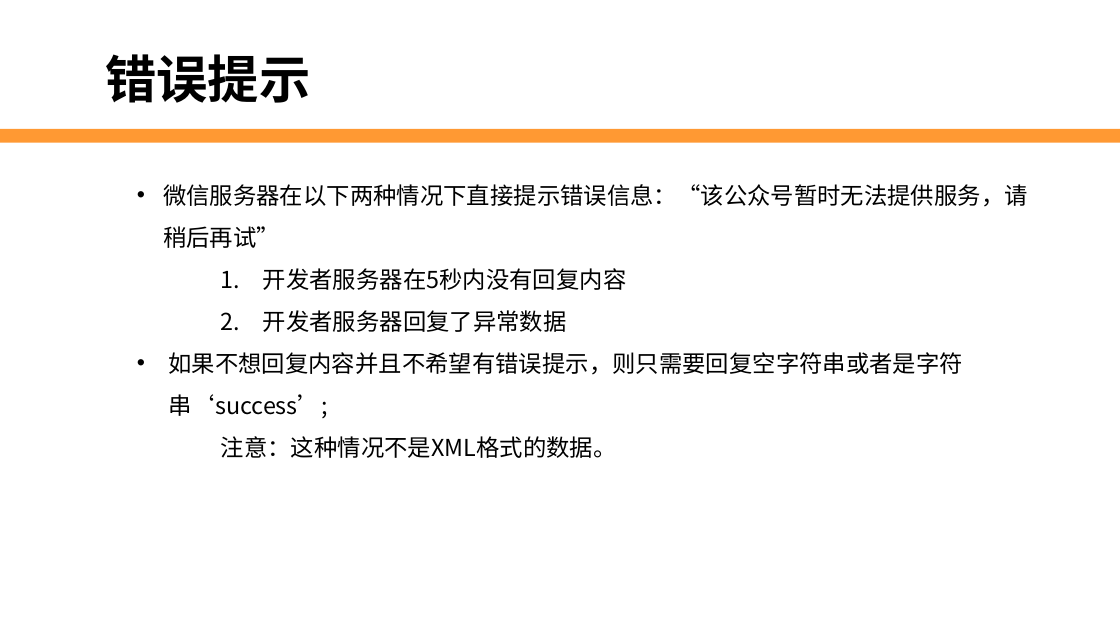
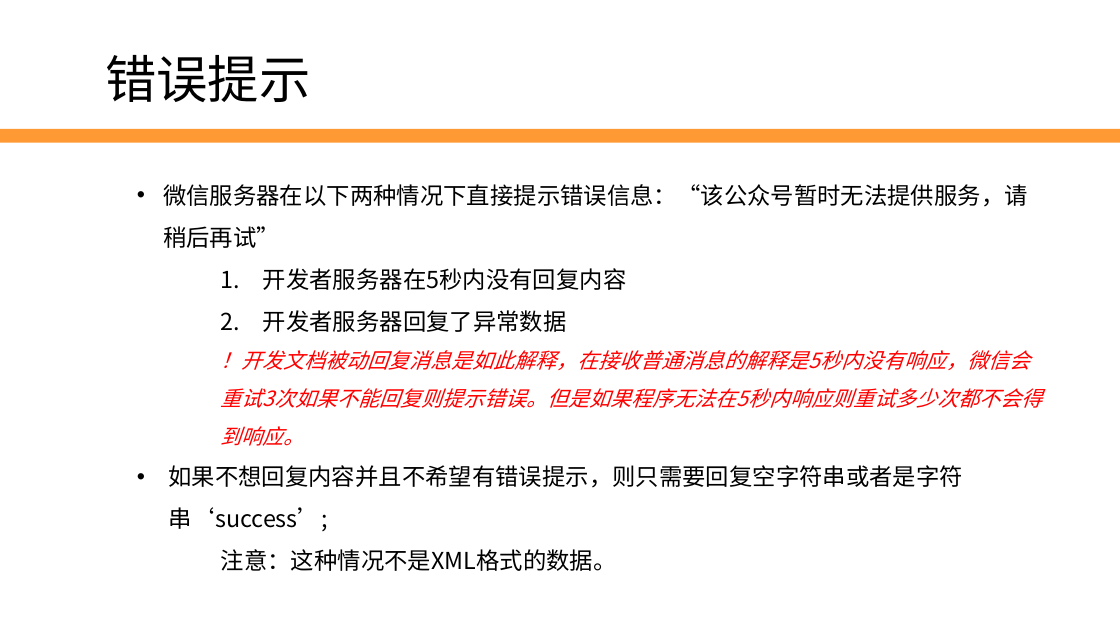
Before and after one commit to edu2act/2017-2018_1st_Wechat_Web_Programming, a slide deck: slide 21 of 第3讲 微信开发环境与调试工具.pptx (slide 22 before the commit). Drawn at 1120x630 pixels with LibreOffice and Linux fonts; fonts in the diff are those of the drawing; background and template pictures are left out. Boxes give left, top, right and bottom in pixels: in the first picture for what was removed or moved away, otherwise in the second. Text is boxed around its words. In the diff, an @@ line names an element or a change of style, - is before the commit and + after.

```diff
--- a/第3讲 微信开发环境与调试工具.pptx
+++ b/第3讲 微信开发环境与调试工具.pptx
@@ text "错误提示" at <box>105,55,310,102</box>: bold off @@
@@ text at <box>221,350,1042,446</box>: paragraph added @@
+    ！开发文档被动回复消息是如此解释，在接收普通消息的解释是5秒内没有响应，微信会重试3次如果不能回复则提示错误。但是如果程序无法在5秒内响应则重试多少次都不会得到响应。
```
Also in this commit, not shown: 31 other slides changed, 1 slide removed, 7 other files.
